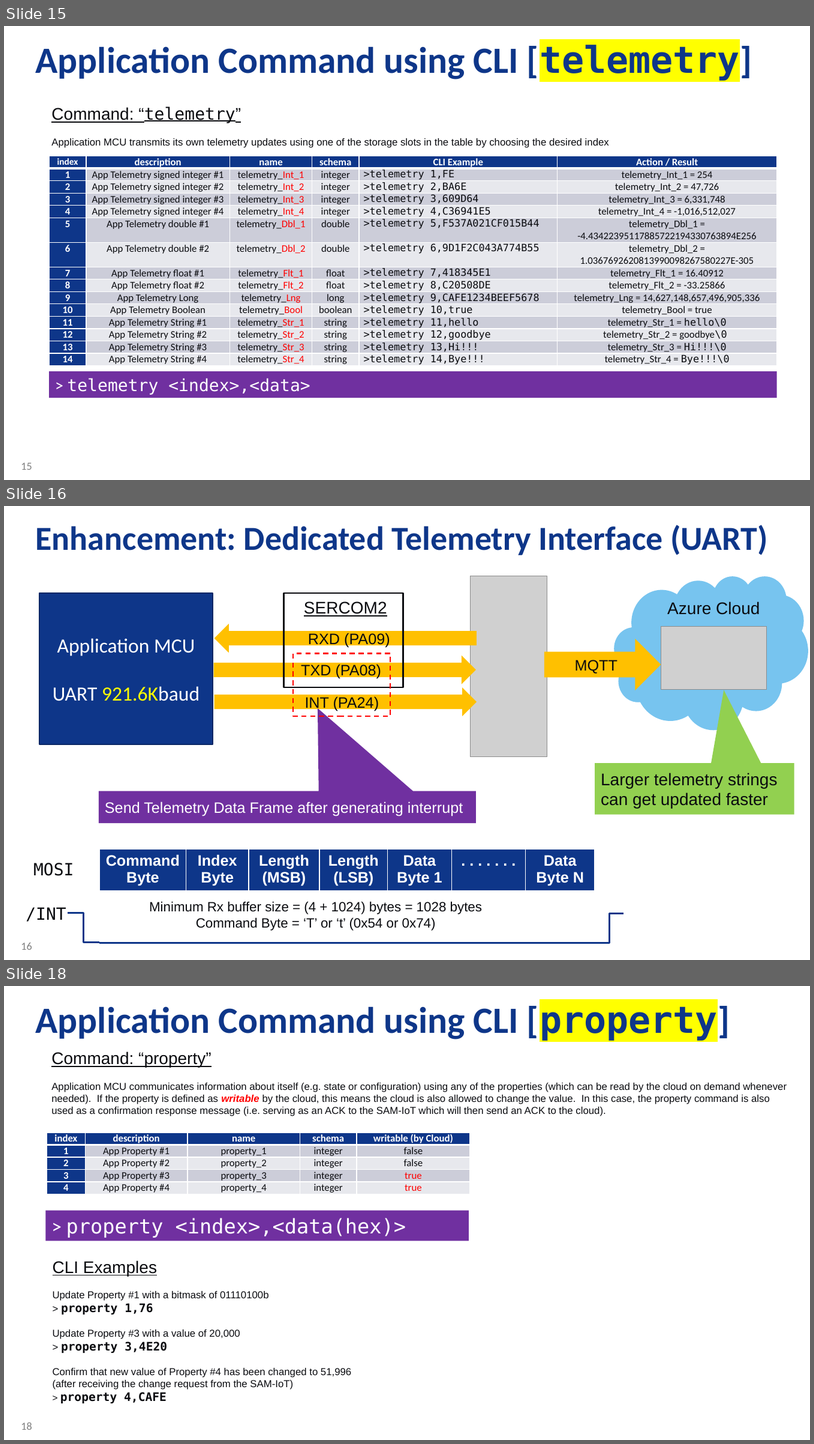
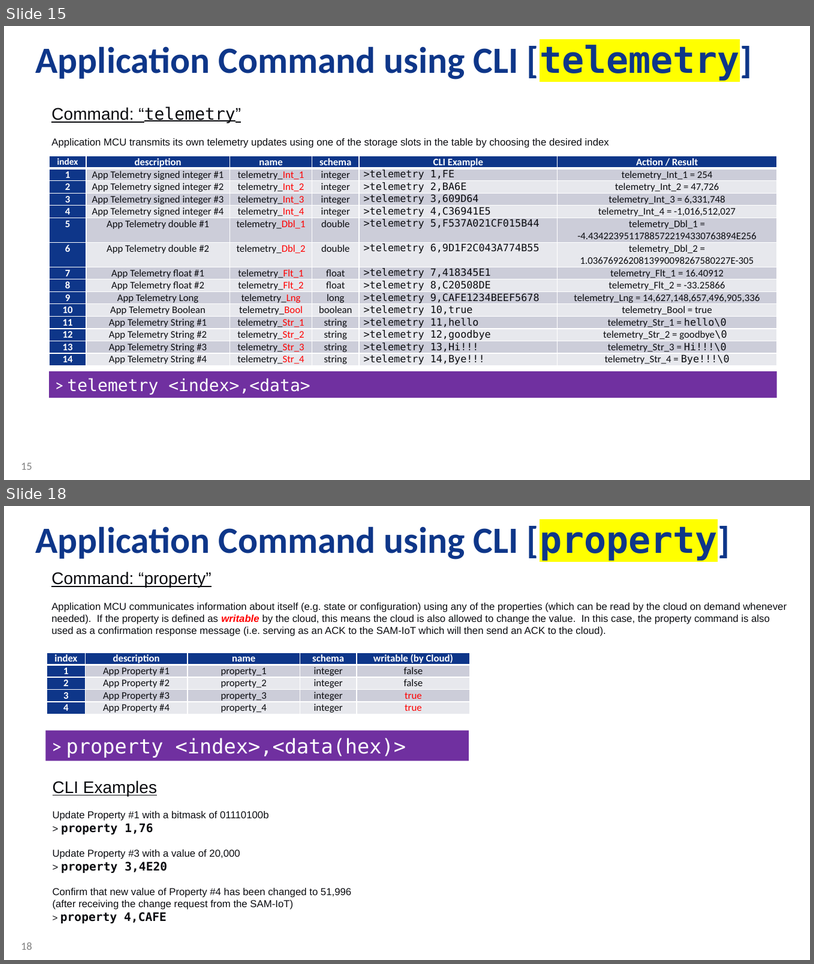
Before and after one commit to Azure-Samples/Microchip-SAM-IoT-Wx, a slide deck: AO-Smith-MSFT-MCHP-r6.pptx. Shown one above the other, each under a label of ours: slides 15, 16 and 18 before the commit, slides 15 and 18 after it; the slides between them are not shown. The pictures are 814x1444 and 814x964 pixels, drawn with LibreOffice and Linux fonts; fonts in the diff are those of the drawing; grey boxes stand for pictures; background and template pictures are left out. Boxes give left, top, right and bottom in pixels: in the first picture for what was removed or moved away, otherwise in the second. Text is boxed around its words. In the diff, an @@ line names an element or a change of style, - is before the commit and + after.

```diff
--- a/AO-Smith-MSFT-MCHP-r6.pptx
+++ b/AO-Smith-MSFT-MCHP-r6.pptx
@@ slide 16 removed at bbox=[4, 506, 810, 960], background #FFFFFF; not listed: 1 template element that a slide beside it also shows @@
@@ title removed at bbox=[36, 525, 768, 555] @@
-Enhancement: Dedicated Telemetry Interface (UART)
@@ picture removed at bbox=[470, 576, 547, 756] @@
@@ cloud removed at bbox=[614, 576, 809, 729] @@
@@ rectangle removed at bbox=[39, 593, 213, 744] @@
-Application MCU
-UART 921.6Kbaud
@@ rectangle removed at bbox=[284, 593, 403, 687] @@
@@ text removed at bbox=[304, 601, 387, 616] @@
-SERCOM2
@@ text removed at bbox=[668, 601, 760, 615] @@
-Azure Cloud
@@ left arrow removed at bbox=[215, 624, 477, 653] @@
-RXD (PA09)
@@ picture removed at bbox=[661, 627, 767, 690] @@
@@ right arrow removed at bbox=[545, 639, 662, 690] @@
-MQTT
@@ right arrow removed at bbox=[214, 655, 476, 684] @@
-TXD (PA08)
@@ rectangle removed at bbox=[293, 654, 390, 717] @@
@@ right arrow removed at bbox=[215, 687, 477, 717] @@
-INT (PA24)
@@ speech box removed at bbox=[595, 763, 795, 814] @@
-Larger telemetry strings can get updated faster
@@ speech box removed at bbox=[99, 791, 476, 823] @@
-Send Telemetry Data Frame after generating interrupt
@@ text removed at bbox=[33, 862, 74, 876] @@
-MOSI
@@ table removed at bbox=[99, 849, 594, 891], 1 rows, 7 columns @@
-Command / Byte | Index / Byte | Length / (MSB) | Length / (LSB) | Data Byte 1 | . . . . . . . | Data Byte N
@@ text removed at bbox=[149, 901, 482, 930] @@
-Minimum Rx buffer size = (4 + 1024) bytes = 1028 bytes
-Command Byte = ‘T’ or ‘t’ (0x54 or 0x74)
@@ text removed at bbox=[26, 907, 66, 921] @@
-/INT
@@ elbow line removed from (68, 913) to (99, 942) @@
@@ elbow line removed from (623, 913) to (593, 943) @@
@@ line removed from (99, 943) to (593, 943) @@
```
Also in this commit, not shown: 1 slide changed, 1 slide added, 2 other files.
